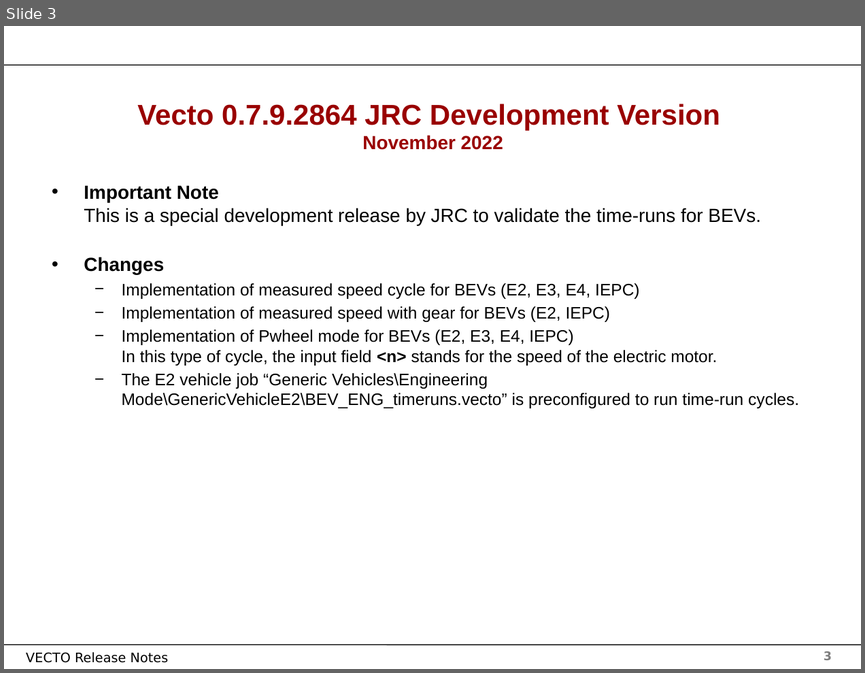
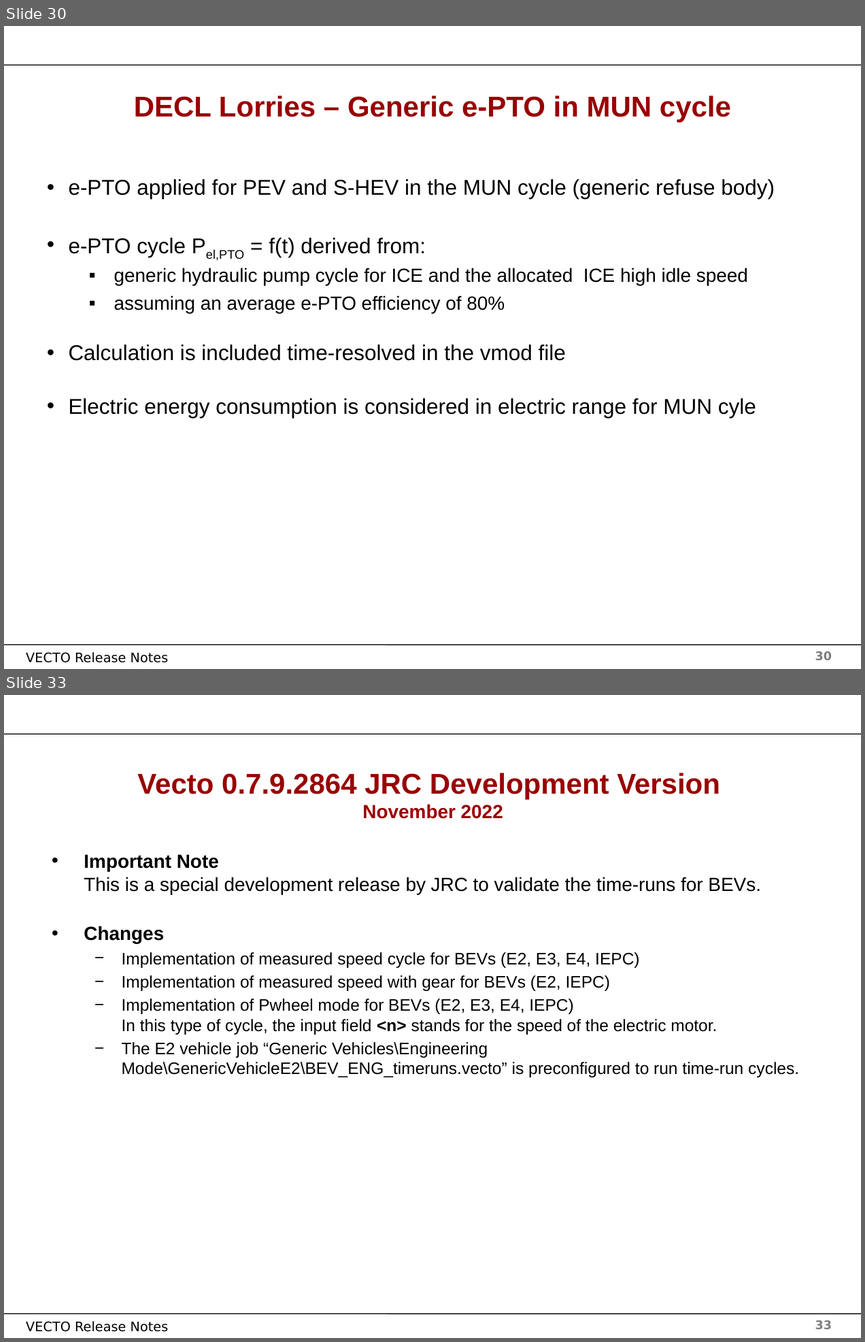
Before and after one commit to tanawadeatharva/BharatVECTO, a slide deck: Documentation/User Manual Source/Release Notes Vecto3.x.pptx. Shown one above the other, each under a label of ours: slide 3 before the commit, slides 30 and 33 after it; the slides between them are not shown. The pictures are 865x673 and 865x1342 pixels, drawn with LibreOffice and Linux fonts; fonts in the diff are those of the drawing; background and template pictures are left out. Boxes give left, top, right and bottom in pixels: in the first picture for what was removed or moved away, otherwise in the second. Text is boxed around its words. In the diff, an @@ line names an element or a change of style, - is before the commit and + after.

```diff
--- a/Documentation/User Manual Source/Release Notes Vecto3.x.pptx
+++ b/Documentation/User Manual Source/Release Notes Vecto3.x.pptx
@@ slide 30 added at [4,26,861,669], background #FFFFFF; not listed: 4 template elements that a slide beside it also shows @@
@@ title added at [134,95,731,122], 24 pt, text #990000, bold @@
+DECL Lorries – Generic e-PTO in MUN cycle
@@ text added at [68,179,774,418], 18 pt, text #000000 @@
+• e-PTO applied for PEV and S-HEV in the MUN cycle (generic refuse body)
+• e-PTO cycle Pel,PTO = f(t) derived from:
+  ▪ generic hydraulic pump cycle for ICE and the allocated ICE high idle speed
+  ▪ assuming an average e-PTO efficiency of 80%
+• Calculation is included time-resolved in the vmod file
+• Electric energy consumption is considered in electric range for MUN cyle
@@ what was slide 3 is now slide 33 @@
@@ page number at [815,1320,832,1329]: text changed @@
-3
+33
```
Also in this commit, not shown: 29 other slides added.
